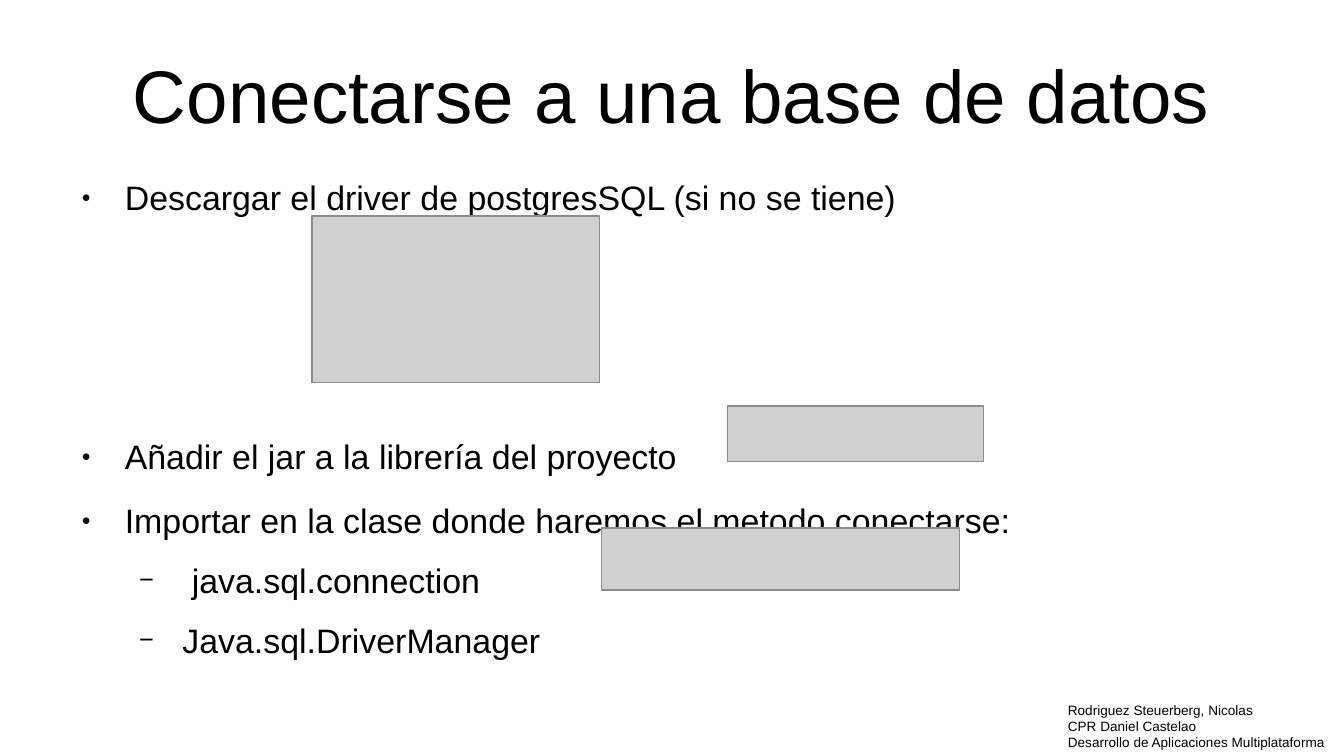
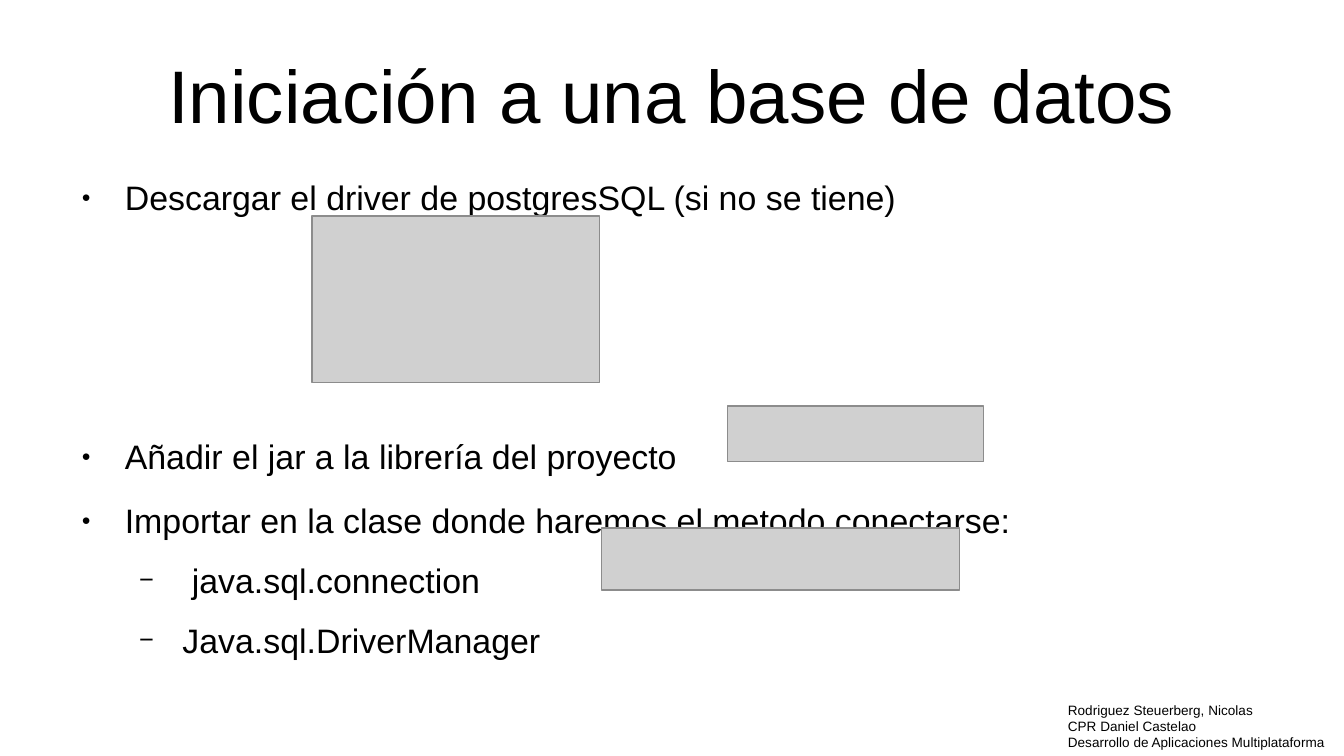
Before and after one commit to NicolasRodriguezSteuerberg/CosasPc, a slide deck: slide 2 of Programación/3evaluacion/baseDatos/RodriguezSteuerber,Nicolas_ManualBaseDeDatos.odp. Drawn at 1344x756 pixels with LibreOffice and Linux fonts; fonts in the diff are those of the drawing; grey boxes stand for pictures. Boxes give left, top, right and bottom in pixels: in the first picture for what was removed or moved away, otherwise in the second. Text is boxed around its words. In the diff, an @@ line names an element or a change of style, - is before the commit and + after.

```diff
--- a/Programación/3evaluacion/baseDatos/RodriguezSteuerber,Nicolas_ManualBaseDeDatos.odp
+++ b/Programación/3evaluacion/baseDatos/RodriguezSteuerber,Nicolas_ManualBaseDeDatos.odp
@@ title at [168, 68, 1174, 124]: text changed @@
-Conectarse a una base de datos
+Iniciación a una base de datos
```
Also in this commit, not shown: 1 other slide changed, 7 other files.
